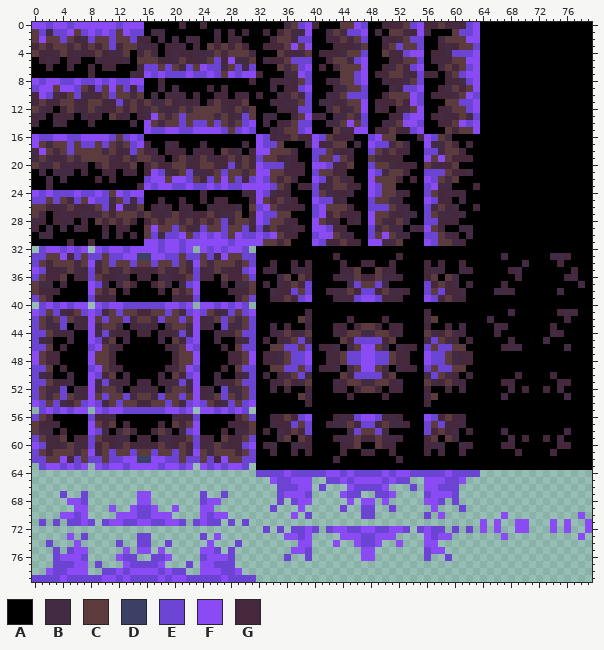
Edited in one commit: pixel-art file (graphics/.aseprite/tileset-forest-grass2.aseprite). The first picture shows the starting point.
80x80 pixels, 1 frame.
Palette (. is transparent): A #000000  B #432c43  C #5c3b3e  D #3c4065  E #6c44d3  F #8a4af4  G #45283c
Pixels before (only the part around the change), first column x 54:
 6 EFAABCGCEFAAAAAAAAAAAAAAAA
 7 GEGGAGCEFFAAAAAAAAAAAAAAAA
 8 CEAAAGGBEFAAAAAAAAAAAAAAAA
 9 EFAAGBCGCFAAAAAAAAAAAAAAAA
10 FEAGGGBCFEAAAAAAAAAAAAAAAA
11 FEAAACCEEFAAAAAAAAAAAAAAAA
12 CFAAGBCCEFAAAAAAAAAAAAAAAA
13 FFAGBGGCBEAAAAAAAAAAAAAAAA
14 FEAAGGCFEFAAAAAAAAAAAAAAAA
15 EFAAACGCCFAAAAAAAAAAAAAAAA
16 AGFECBAAAAAAAAAAAAAAAAAAAA
17 AAFBBCGAGAAAAAAAAAAAAAAAAA
18 AAEEBCCGAAAAAAAAAAAAAAAAAA
19 AAFCFCGGGAAAAAAAAAAAAAAAAA
20 GACBGGCAAAAAAAAAAAAAAAAAAA
21 AAEEECGGBAAAAAAAAAAAAAAAAA
22 GAFECBCAAAAAAAAAAAAAAAAAAA
23 AAEFBBAAAGAAAAAAAAAAAAAAAA
24 AAECGBGGAAAAAAAAAAAAAAAAAA
25 AAFEGGABAAAAAAAAAAAAAAAAAA
26 AAEBCGBAAGAAAAAAAAAAAAAAAA
27 BAECBBGBAAAAAAAAAAAAAAAAAA
28 AAEEGGGAAAAAAAAAAAAAAAAAAA
29 BGFCGAABBAAAAAAAAAAAAAAAAA
30 AAEECBGABAAAAAAAAAAAAAAAAA
31 AAFECCBGAAAAAAAAAAAAAAAAAA
32 AAAAAAAAAAAAAAAAAAAAAAAAAA
33 AAAAAAAAAAAAABAAAAAABBGAAA
34 AAGAGAAGAAAAAAAABAAAAGAAAA
35 AAGBBAABGAAAAAGBAAAAAAAGAA
36 AAGCACBAAAAAAAAGAAAAAAGBAA
37 AAEGCGBAGAAAAGAAAAAAAAAABA
38 AAECEGGBAAAABBGAAAAAABAAAA
39 AAFEGCGGAAAAAAAAAAAAAAAAAA
40 AAAAAAAAAAAAAAAAAAAAAAAAAA
41 AAGAAAAAAAAAAABAAAAAAGBBAA
42 AABCAAAAAAABAAAAAAAAAAGAAA
Once edited:
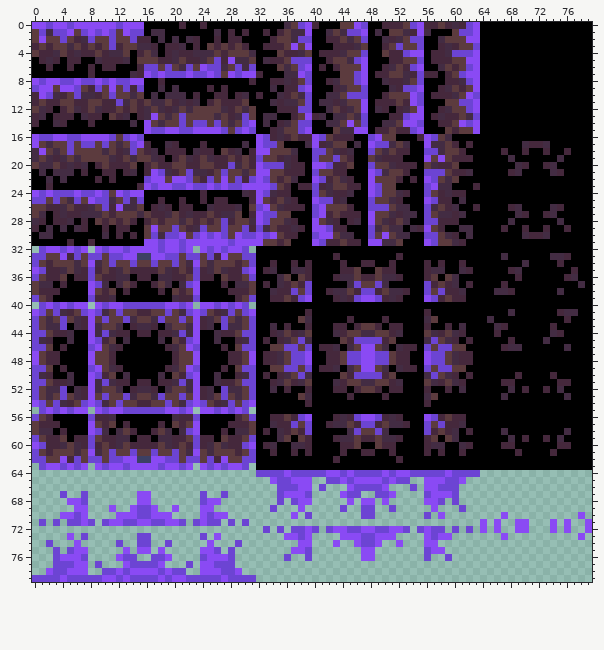
From old to new:
{"y":17,"x":70,"old":"AAAA","new":"BGGB"}
{"y":18,"x":67,"old":"A","new":"G"}
{"y":18,"x":70,"old":"A","new":"G"}
{"y":18,"x":73,"old":"A","new":"G"}
{"y":18,"x":76,"old":"A","new":"G"}
{"y":19,"x":68,"old":"A","new":"B"}
{"y":19,"x":75,"old":"A","new":"B"}
{"y":20,"x":69,"old":"AA","new":"BG"}
{"y":20,"x":73,"old":"AA","new":"GB"}
{"y":21,"x":68,"old":"AA","new":"GB"}
{"y":21,"x":74,"old":"AA","new":"BG"}
{"y":26,"x":68,"old":"AA","new":"GB"}
{"y":26,"x":74,"old":"AA","new":"BG"}
{"y":27,"x":69,"old":"AA","new":"BG"}
{"y":27,"x":73,"old":"AA","new":"GB"}
{"y":28,"x":68,"old":"A","new":"B"}
{"y":28,"x":75,"old":"A","new":"B"}
{"y":29,"x":67,"old":"A","new":"G"}
{"y":29,"x":70,"old":"A","new":"G"}
{"y":29,"x":73,"old":"A","new":"G"}
{"y":29,"x":76,"old":"A","new":"G"}
{"y":30,"x":70,"old":"AAAA","new":"BGGB"}
{"label":"changed","picture_box":[501,141,571,239]}
